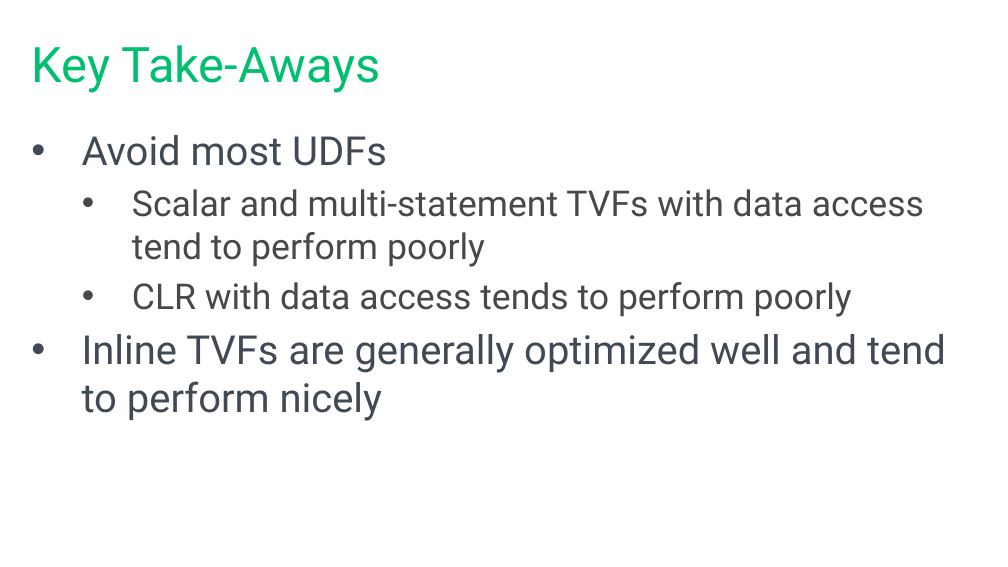
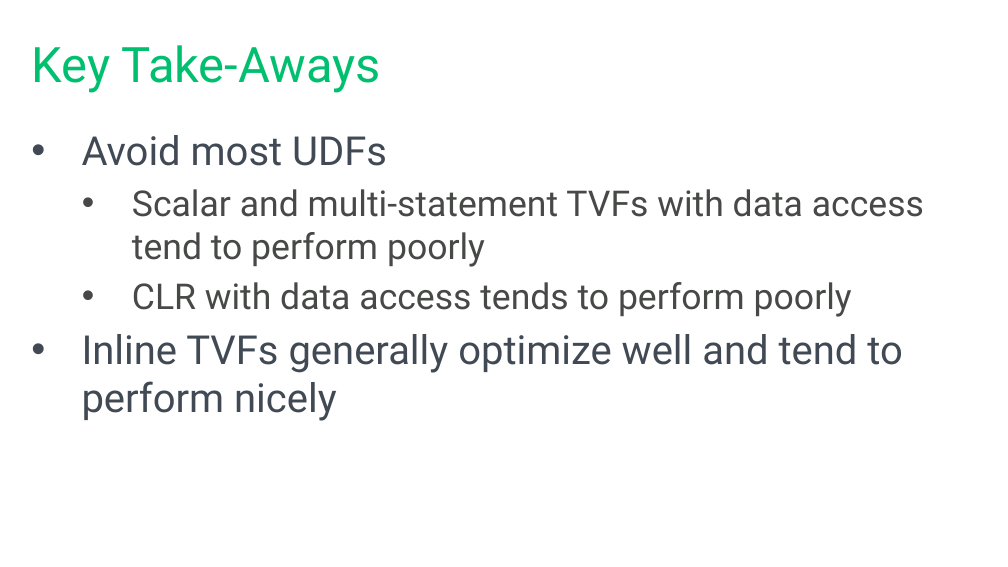
Before and after one commit to tf3604/SetMeUp, a slide deck: slide 19 of HowToThinkInSets.pptx (slide 11 before the commit). Drawn at 1008x567 pixels with LibreOffice and Linux fonts; fonts in the diff are those of the drawing; background and template pictures are left out. Boxes give left, top, right and bottom in pixels: in the first picture for what was removed or moved away, otherwise in the second. Text is boxed around its words. In the diff, an @@ line names an element or a change of style, - is before the commit and + after.

```diff
--- a/HowToThinkInSets.pptx
+++ b/HowToThinkInSets.pptx
@@ text at (x1=82, y1=334, x2=902, y2=421): text changed @@
-• Inline TVFs are generally optimized well and tend to perform nicely
+• Inline TVFs generally optimize well and tend to perform nicely
```
Also in this commit, not shown: 2 other slides changed, 8 slides added.
